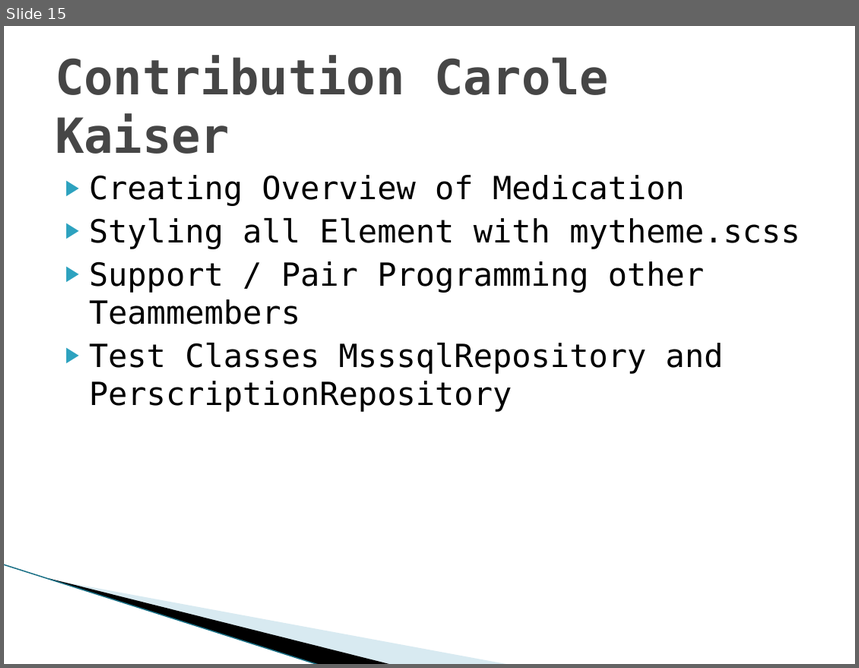
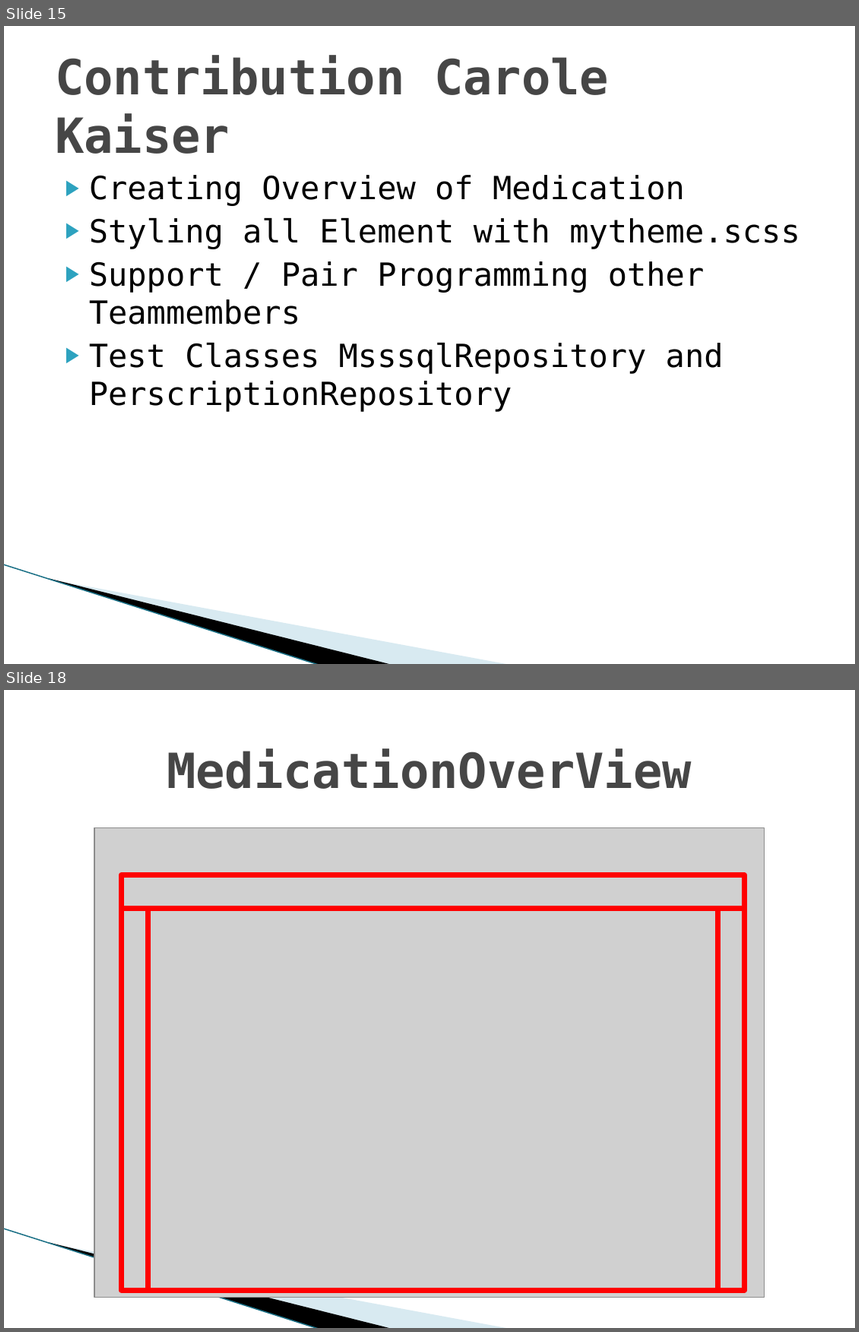
Before and after one commit to MarwinPhilips/ch.bfh.btx8081.w2015.schwarz, a slide deck: Documents/Task 14/Task 14.pptx. Shown one above the other, each under a label of ours: slide 15 before the commit, slides 15 and 18 after it; the slides between them are not shown. The pictures are 859x668 and 859x1332 pixels, drawn with LibreOffice and Linux fonts; fonts in the diff are those of the drawing; grey boxes stand for pictures; background and template pictures are left out. Boxes give left, top, right and bottom in pixels: in the first picture for what was removed or moved away, otherwise in the second. Text is boxed around its words. In the diff, an @@ line names an element or a change of style, - is before the commit and + after.

```diff
--- a/Documents/Task 14/Task 14.pptx
+++ b/Documents/Task 14/Task 14.pptx
@@ slide 18 added at (4,690,855,1328), background #FFFFFF; not listed: 3 template elements that a slide beside it also shows @@
@@ title added at (167,749,692,789), 41 pt, text #464646, bold @@
+MedicationOverView
@@ picture added at (94,828,764,1298) @@
@@ rectangle added at (122,875,744,909), outline #FF0000 4.5 pt @@
@@ rectangle added at (122,909,744,1291), outline #FF0000 4.33 pt @@
@@ rectangle added at (148,909,718,1291), outline #FF0000 4.33 pt @@
```
Also in this commit, not shown: 8 other slides added.
